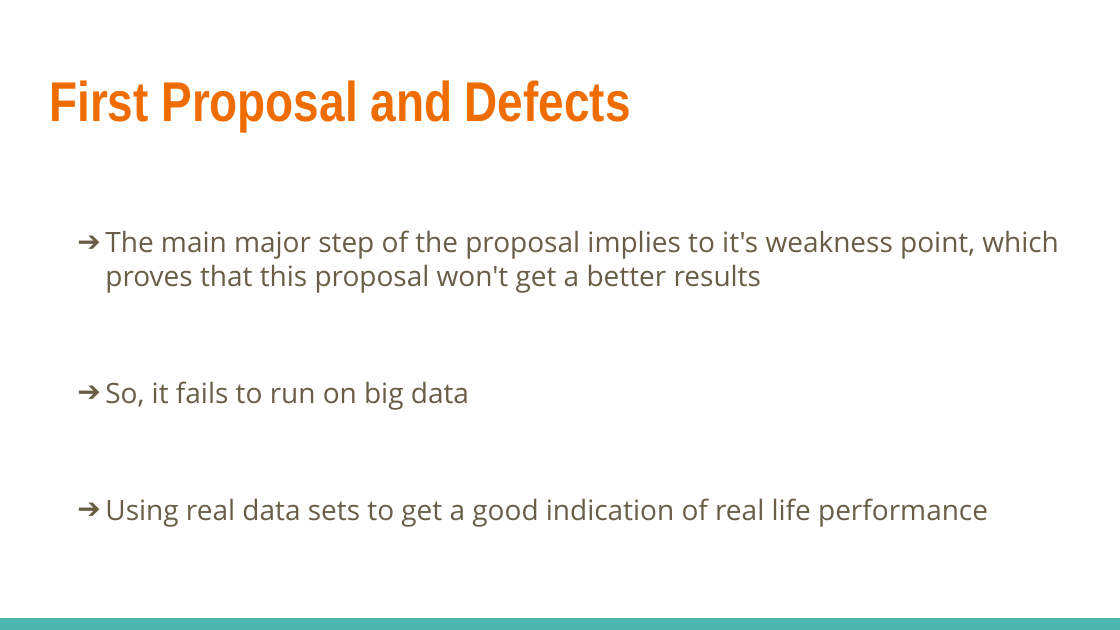
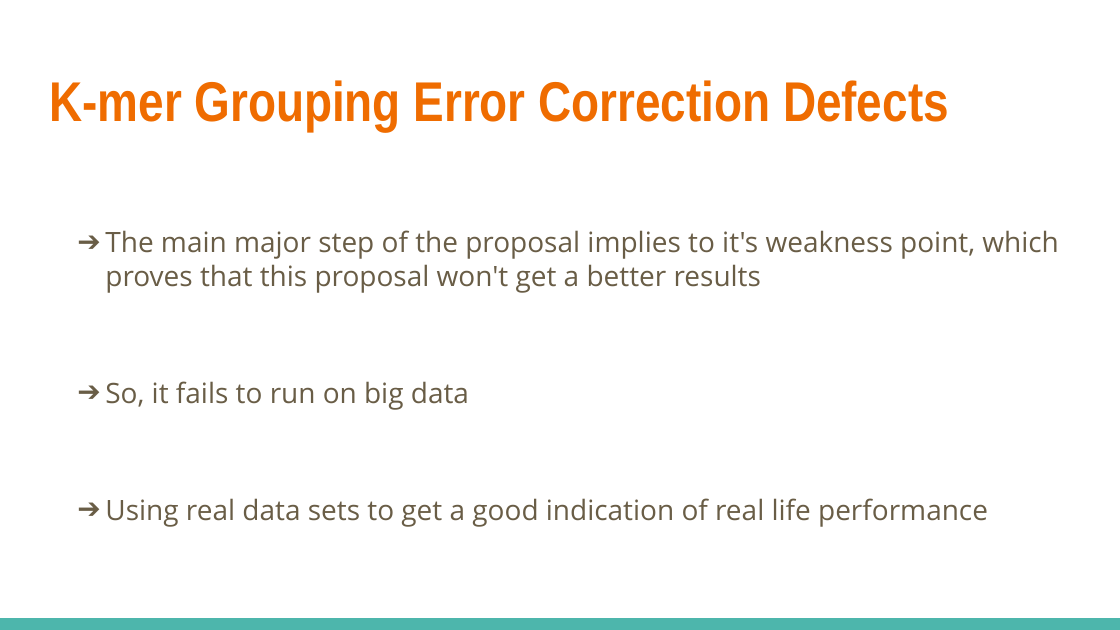
Before and after one commit to salmagomaa/masters-seminar, a slide deck: slide 65 of Presentation/DNA_Seq_Error_Corr_Alg.odp (slide 51 before the commit). Drawn at 1120x630 pixels with LibreOffice and Linux fonts; fonts in the diff are those of the drawing. Boxes give left, top, right and bottom in pixels: in the first picture for what was removed or moved away, otherwise in the second. Text is boxed around its words. In the diff, an @@ line names an element or a change of style, - is before the commit and + after.

```diff
--- a/Presentation/DNA_Seq_Error_Corr_Alg.odp
+++ b/Presentation/DNA_Seq_Error_Corr_Alg.odp
@@ title at bbox=[49, 80, 949, 131]: text changed @@
-First Proposal and Defects
+K-mer Grouping Error Correction Defects
```
Also in this commit, not shown: 36 other slides changed, 17 slides added, 1 slide removed, 1 other file.
